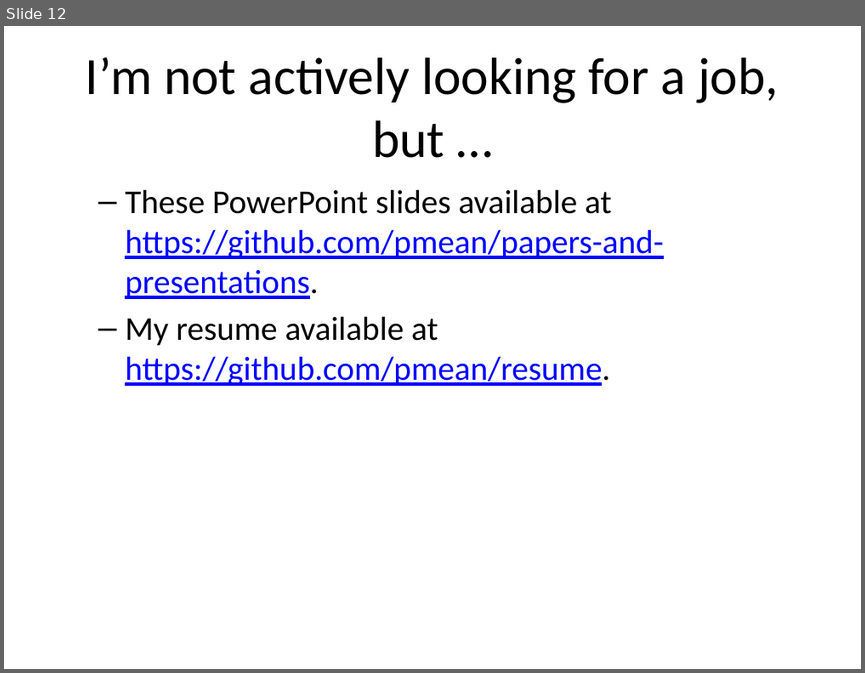
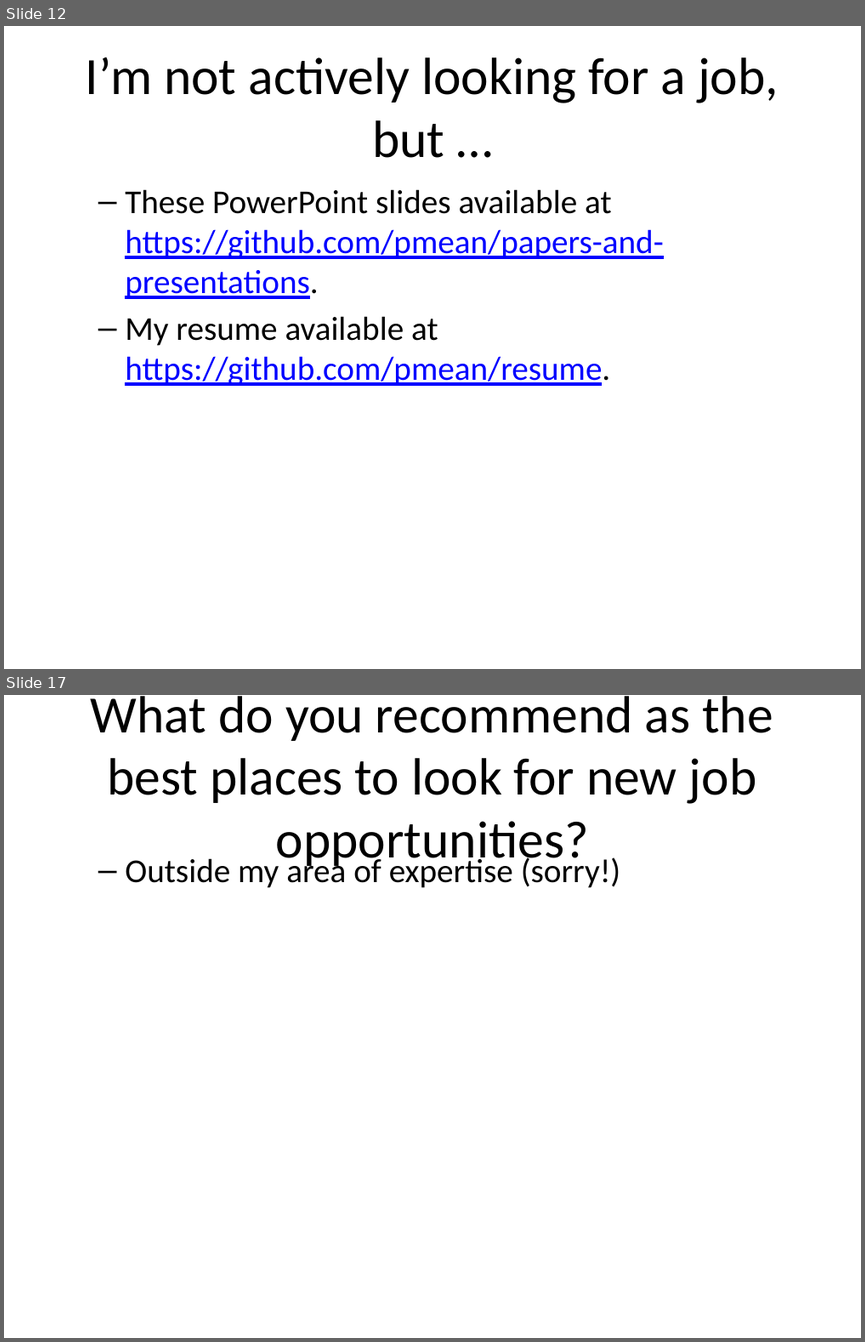
Before and after one commit to pmean/papers-and-presentations, a slide deck: consulting-careers/introduction.pptx. Shown one above the other, each under a label of ours: slide 12 before the commit, slides 12 and 17 after it; the slides between them are not shown. The pictures are 865x673 and 865x1342 pixels, drawn with LibreOffice and Linux fonts; fonts in the diff are those of the drawing. Boxes give left, top, right and bottom in pixels: in the first picture for what was removed or moved away, otherwise in the second. Text is boxed around its words. In the diff, an @@ line names an element or a change of style, - is before the commit and + after.

```diff
--- a/consulting-careers/introduction.pptx
+++ b/consulting-careers/introduction.pptx
@@ slide 17 added at <box>4,695,861,1338</box>, background #FFFFFF @@
@@ title added at <box>91,696,773,870</box>, 44 pt, text #000000 @@
+What do you recommend as the best places to look for new job opportunities?
@@ text added at <box>125,854,621,888</box>, 28 pt, text #000000 @@
+  – Outside my area of expertise (sorry!)
```
Also in this commit, not shown: 9 other slides added, 2 other files.
